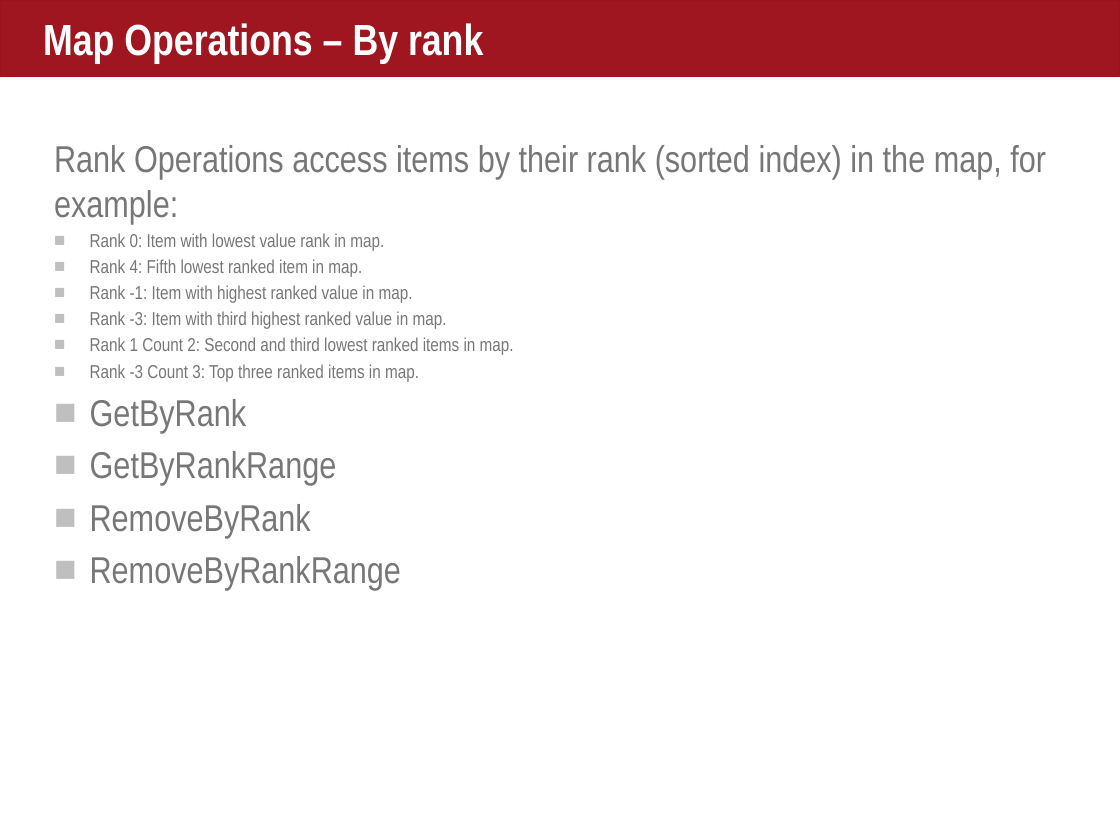
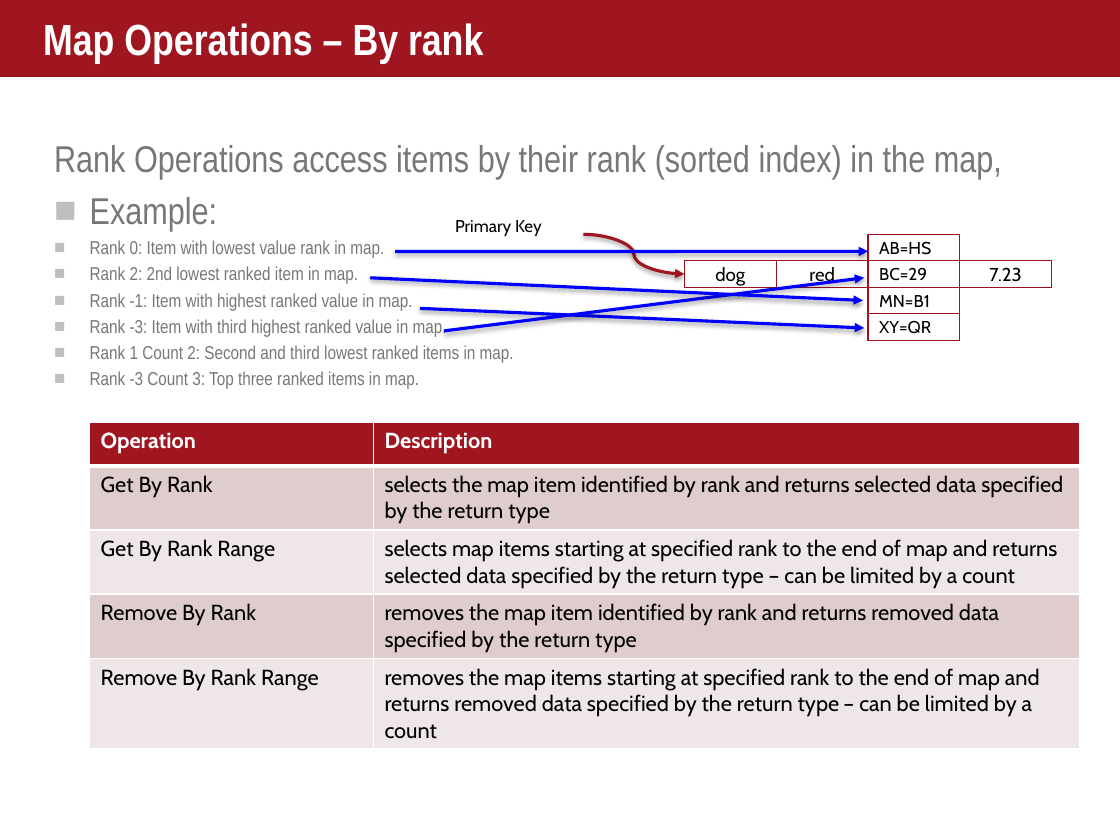
Before and after one commit to helipilot50/aerospike-advanced-concepts, a slide deck: slide 9 of maps/courseware/Maps.pptx (slide 7 before the commit). Drawn at 1120x840 pixels with LibreOffice and Linux fonts; fonts in the diff are those of the drawing. Boxes give left, top, right and bottom in pixels: in the first picture for what was removed or moved away, otherwise in the second. Text is boxed around its words. In the diff, an @@ line names an element or a change of style, - is before the commit and + after.

```diff
--- a/maps/courseware/Maps.pptx
+++ b/maps/courseware/Maps.pptx
@@ text at box(54, 145, 1002, 231): text changed @@
-Rank Operations access items by their rank (sorted index) in the map, for example:
+Rank Operations access items by their rank (sorted index) in the map,
+■ Example:
@@ group added at box(455, 220, 1052, 340): 7 rectangles, 1 curved arrow, 1 text @@
+dog
+7.23
+BC=29
+MN=B1
+red
+AB=HS
+XY=QR
+Primary Key
@@ text at box(90, 266, 358, 284): text changed @@
-■ Rank 4: Fifth lowest ranked item in map.
+■ Rank 2: 2nd lowest ranked item in map.
@@ arrow added from (395, 252) to (868, 251), #0000FF 2 pt @@
@@ arrow added from (371, 278) to (862, 300), #0000FF 2 pt @@
@@ arrow added from (444, 330) to (865, 278), #0000FF 2 pt @@
@@ arrow added from (420, 308) to (865, 328), #0000FF 2 pt @@
@@ text at box(90, 399, 401, 590): paragraphs removed @@
-■ GetByRank
-■ GetByRankRange
-■ RemoveByRank
-■ RemoveByRankRange
@@ table added at box(90, 422, 1080, 772), 5 rows, 2 columns @@
+Operation | Description
+Get By Rank | selects the map item identified by rank and returns selected data specified by the return type
+Get By Rank Range | selects map items starting at specified rank to the end of map and returns selected data specified by the return type – can be limited by a count
+Remove By Rank | removes the map item identified by rank and returns removed data specified by the return type
+Remove By Rank Range | removes the map items starting at specified rank to the end of map and returns removed data specified by the return type – can be limited by a count
```
Also in this commit, not shown: 5 other slides changed, 3 slides added, 2 slides removed, 2 other files.
